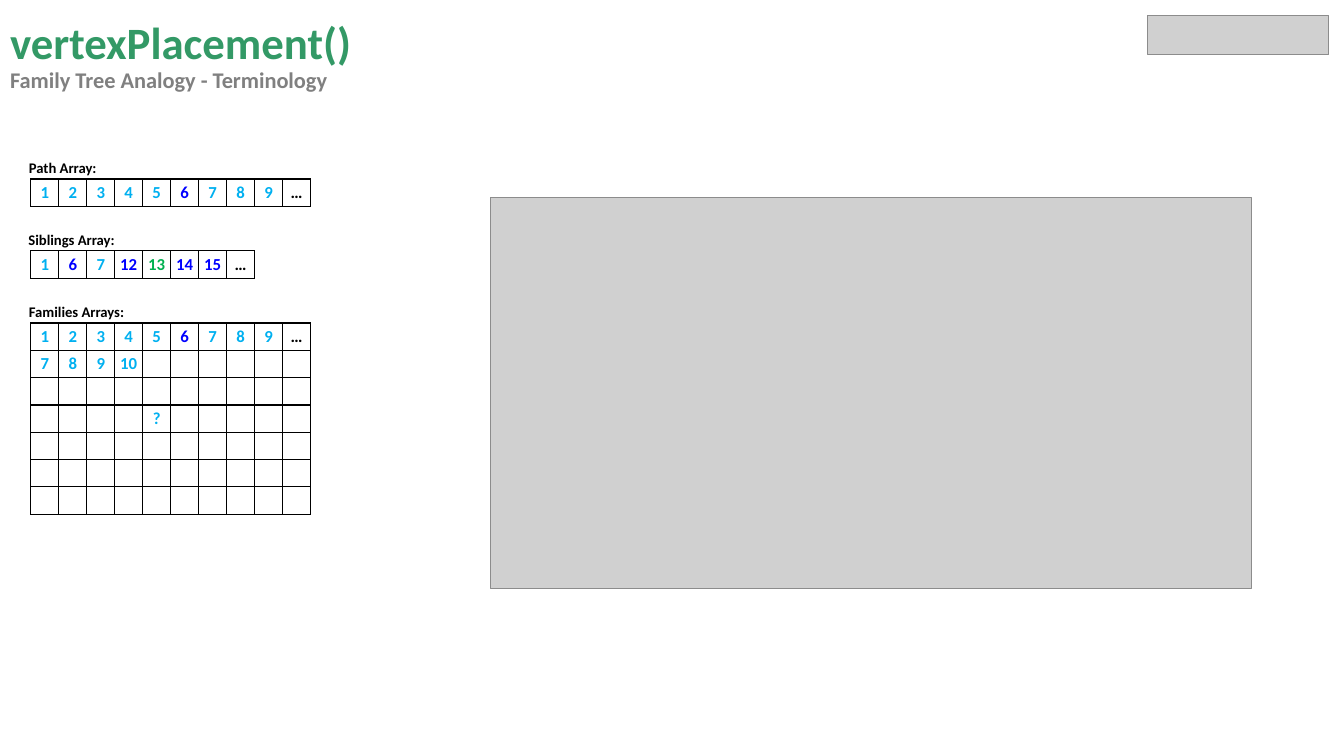
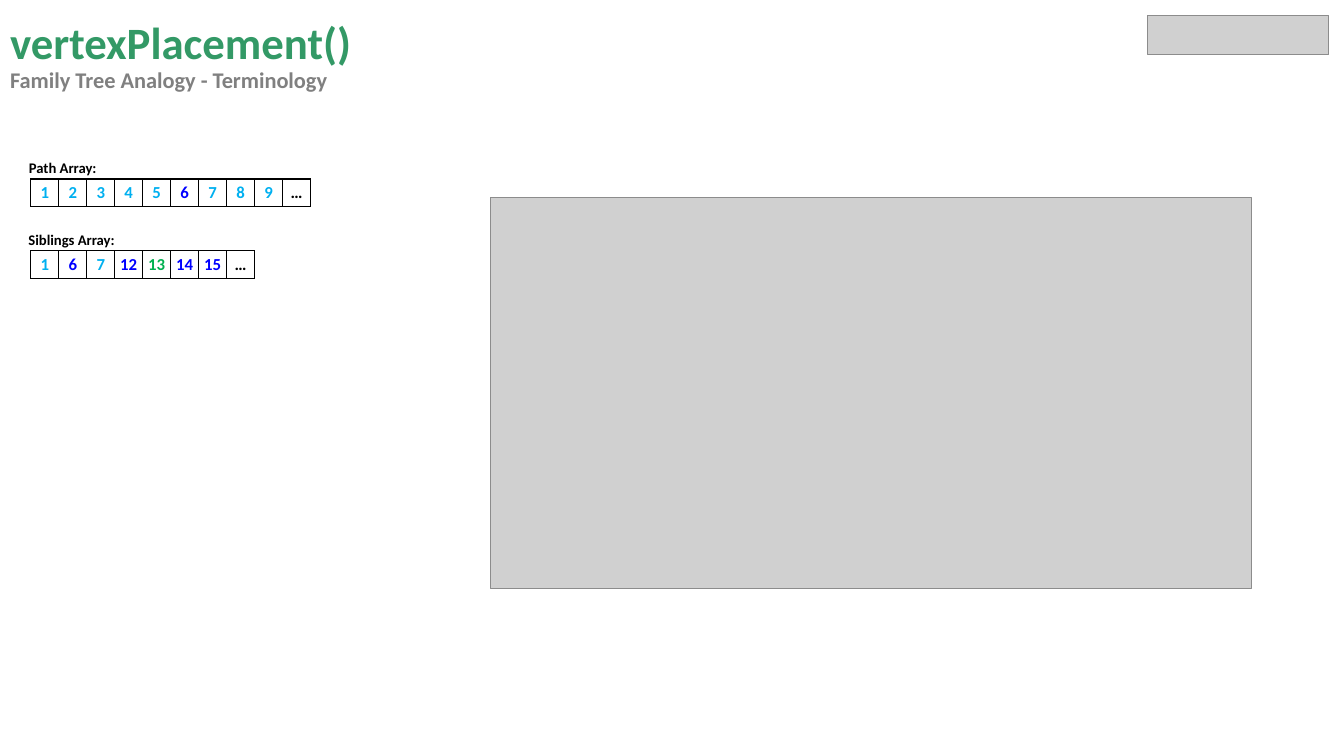
Before and after one commit to miguelrk/tum-mw-bachelorarbeit, a slide deck: slide 16 of 3 Entwicklungsphase/weekly_meeting_11.pptx (slide 15 before the commit). Drawn at 1344x756 pixels with LibreOffice and Linux fonts; fonts in the diff are those of the drawing; grey boxes stand for pictures. Boxes give left, top, right and bottom in pixels: in the first picture for what was removed or moved away, otherwise in the second. Text is boxed around its words. In the diff, an @@ line names an element or a change of style, - is before the commit and + after.

```diff
--- a/3 Entwicklungsphase/weekly_meeting_11.pptx
+++ b/3 Entwicklungsphase/weekly_meeting_11.pptx
@@ text removed at (29,306,125,320) @@
-Families Arrays:
@@ table removed at (31,324,314,515), 7 rows, 10 columns @@
-1 | 2 | 3 | 4 | 5 | 6 | 7 | 8 | 9 | …
-7 | 8 | 9 | 10 |  |  |  |  |  | 
- |  |  |  |  |  |  |  |  | 
- |  |  |  | ? |  |  |  |  | 
- |  |  |  |  |  |  |  |  | 
- |  |  |  |  |  |  |  |  | 
- |  |  |  |  |  |  |  |  | 
```
Also in this commit, not shown: 5 other slides changed, 2 slides added, 1 slide removed, 4 other files.
